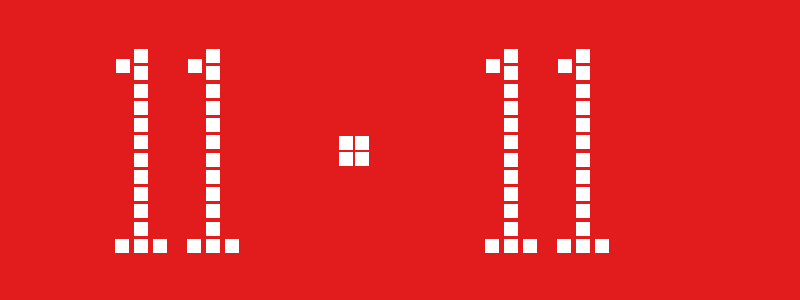
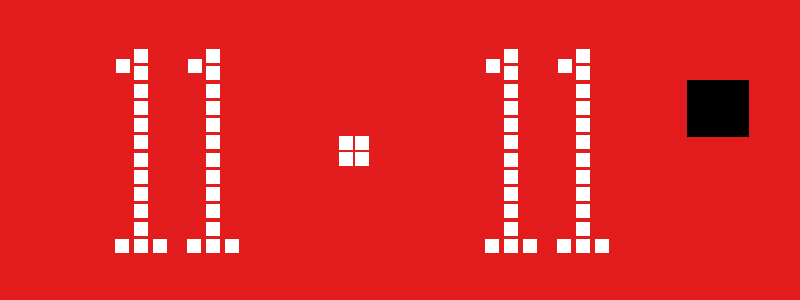
Before/after of a (800, 300) layered artwork. What changed in the layer stack:
added layer "Layer 2" above "Group 3" over [687, 80, 749, 137]
